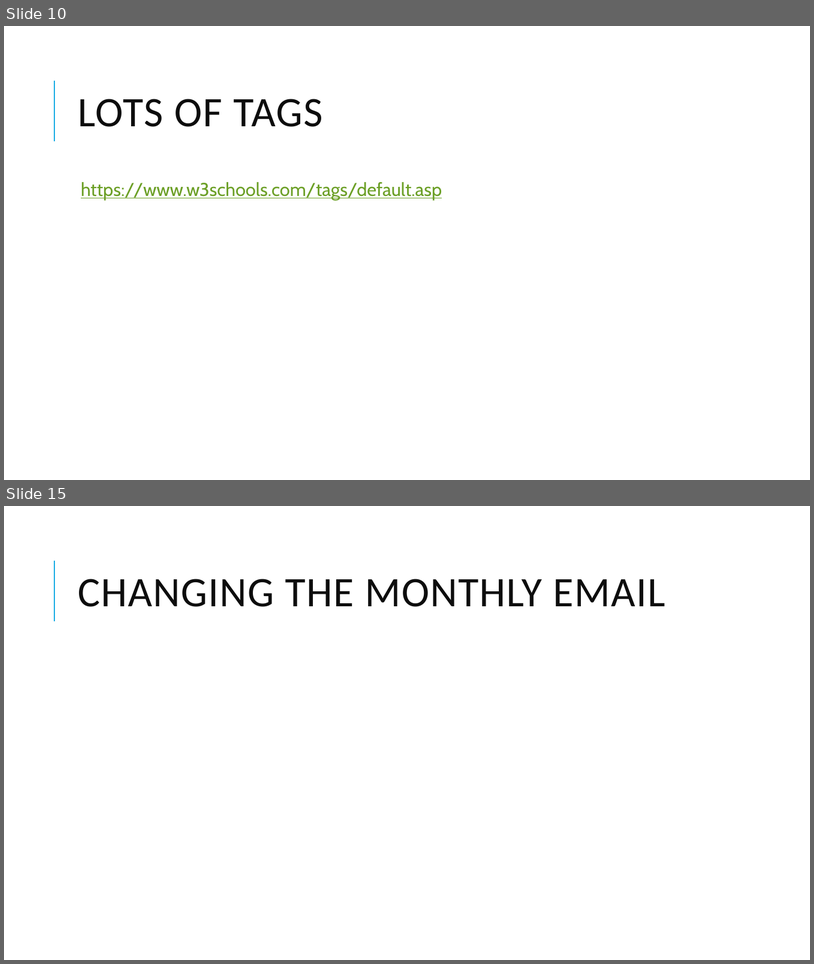
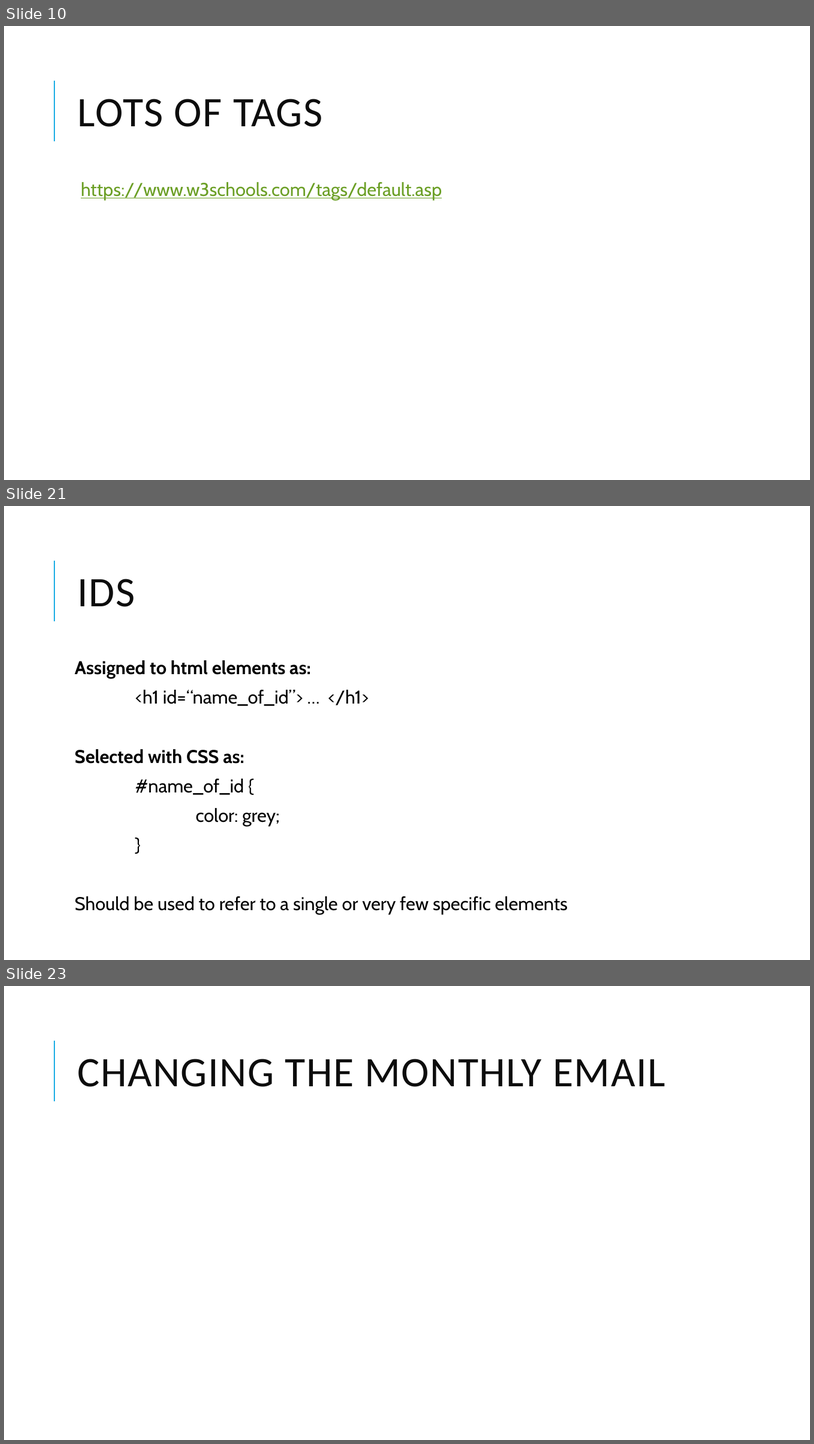
Before and after one commit to Will-Guthrie/HTML-Presentation, a slide deck: HTML and CSS.pptx. Shown one above the other, each under a label of ours: slides 10 and 15 before the commit, slides 10, 21 and 23 after it; the slides between them are not shown. The pictures are 814x964 and 814x1444 pixels, drawn with LibreOffice and Linux fonts; fonts in the diff are those of the drawing. Boxes give left, top, right and bottom in pixels: in the first picture for what was removed or moved away, otherwise in the second. Text is boxed around its words. In the diff, an @@ line names an element or a change of style, - is before the commit and + after.

```diff
--- a/HTML and CSS.pptx
+++ b/HTML and CSS.pptx
@@ slide 21 added at [4, 506, 810, 960], background #FFFFFF; not listed: 1 template element that a slide beside it also shows @@
@@ title added at [78, 579, 135, 607], 50 pt, text #0D0D0D @@
+IDS
@@ text added at [75, 660, 568, 914], 22 pt, text #000000 @@
+Assigned to html elements as:
+<h1 id=“name_of_id”> … </h1>
+Selected with CSS as:
+#name_of_id {
+color: grey;
+}
+Should be used to refer to a single or very few specific elements
@@ what was slide 15 is now slide 23 @@
```
Also in this commit, not shown: 5 slides changed, 9 other slides added, 1 slide removed.
